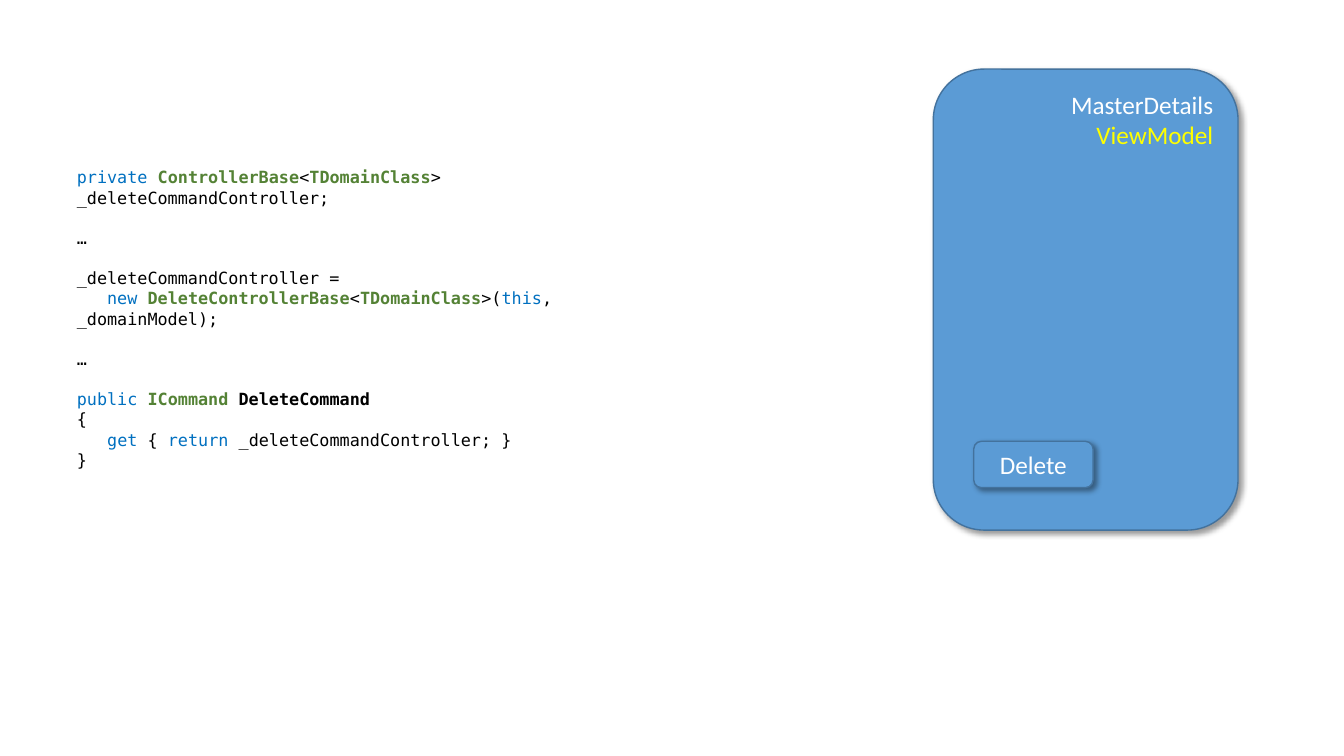
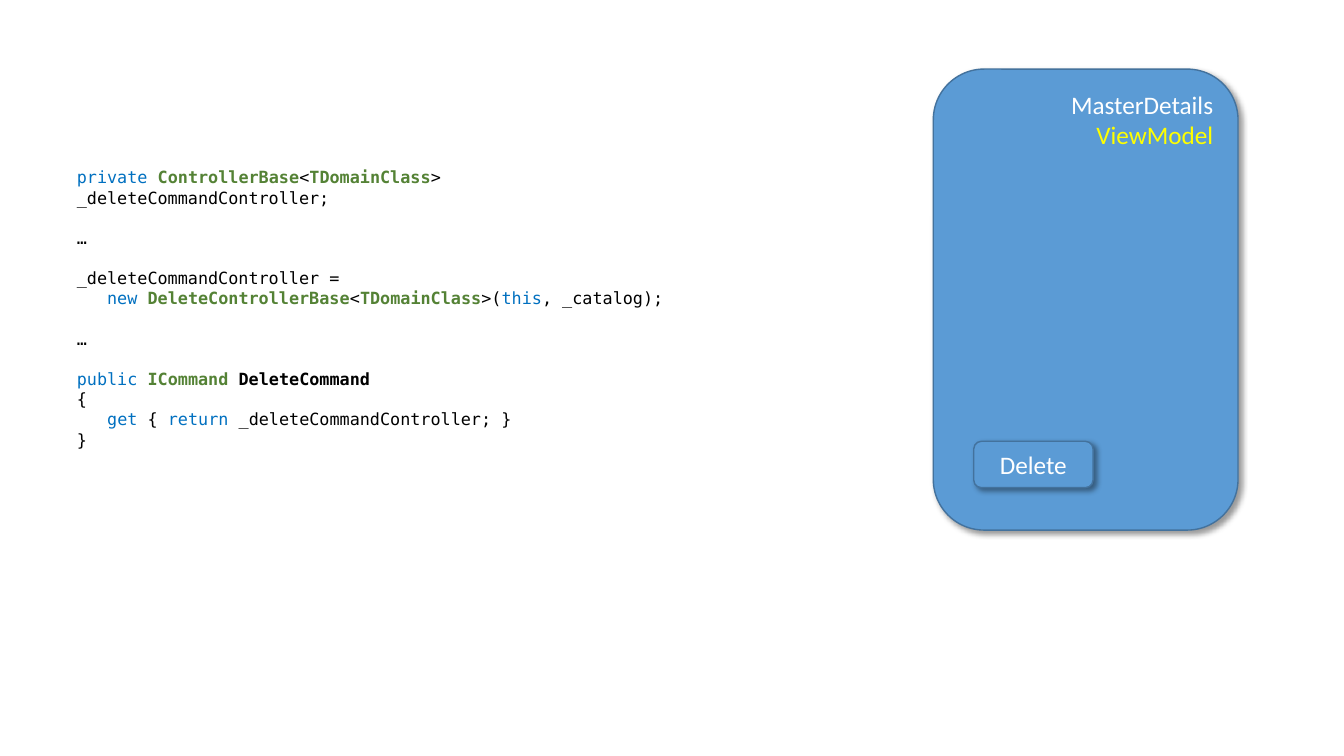
Before and after one commit to perl-easj/MVVMStarter, a slide deck: slide 66 of MVVMStarter/Presentation/MVVMStarter Oversigt.pptx (slide 65 before the commit). Drawn at 1344x756 pixels with LibreOffice and Linux fonts; fonts in the diff are those of the drawing. Boxes give left, top, right and bottom in pixels: in the first picture for what was removed or moved away, otherwise in the second. Text is boxed around its words. In the diff, an @@ line names an element or a change of style, - is before the commit and + after.

Commit message:
Updated DomainModel->Catalog, added section on Filters

```diff
--- a/MVVMStarter/Presentation/MVVMStarter Oversigt.pptx
+++ b/MVVMStarter/Presentation/MVVMStarter Oversigt.pptx
@@ text at <box>107,291,663,308</box>: text changed @@
-new DeleteControllerBase<TDomainClass>(this, _domainModel);
+new DeleteControllerBase<TDomainClass>(this, _catalog);
```
Also in this commit, not shown: 16 other slides changed, 6 slides added.
